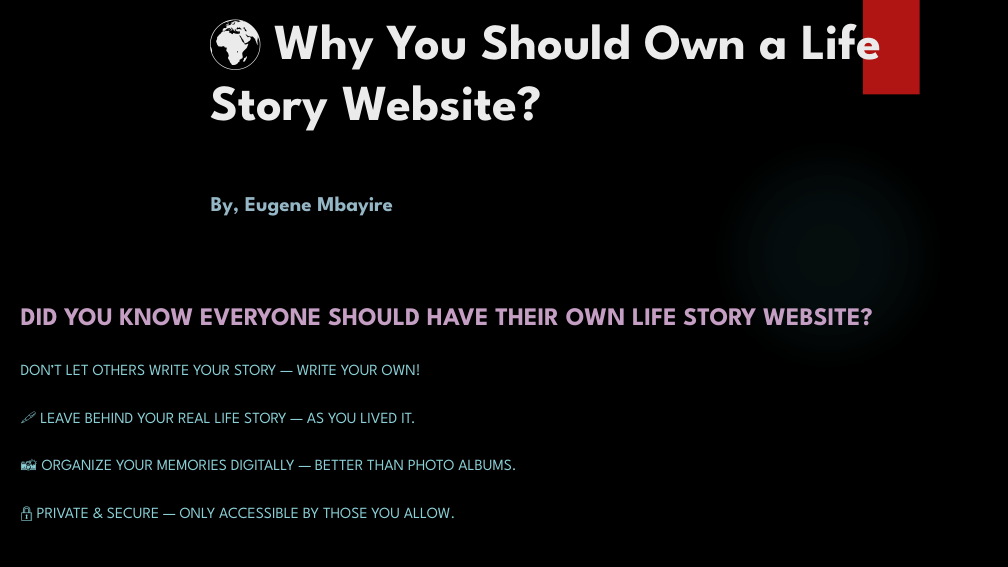
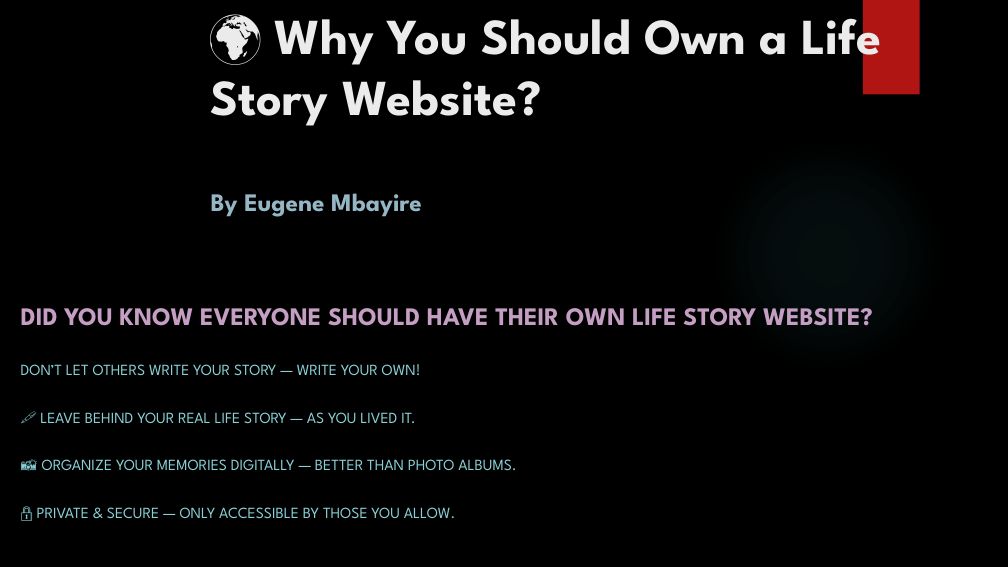
Before and after one commit to Eugene-Mbayire/Eugene_Mbayire_story, a slide deck: slide 1 of documentation/🌍Eugene_life_story_website_sample.pptx. Drawn at 1008x567 pixels with LibreOffice and Linux fonts; fonts in the diff are those of the drawing; background and template pictures are left out. Boxes give left, top, right and bottom in pixels: in the first picture for what was removed or moved away, otherwise in the second. Text is boxed around its words. In the diff, an @@ line names an element or a change of style, - is before the commit and + after.

```diff
--- a/documentation/🌍Eugene_life_story_website_sample.pptx
+++ b/documentation/🌍Eugene_life_story_website_sample.pptx
@@ title at [211, 4, 882, 217]: text changed @@
-🌍 Why You Should Own a Life Story Website?
-By, Eugene Mbayire
+🌍 Why You Should Own a Life Story Website?
+By Eugene Mbayire
```
Also in this commit, not shown: 3 other slides changed, 2 slides added.
